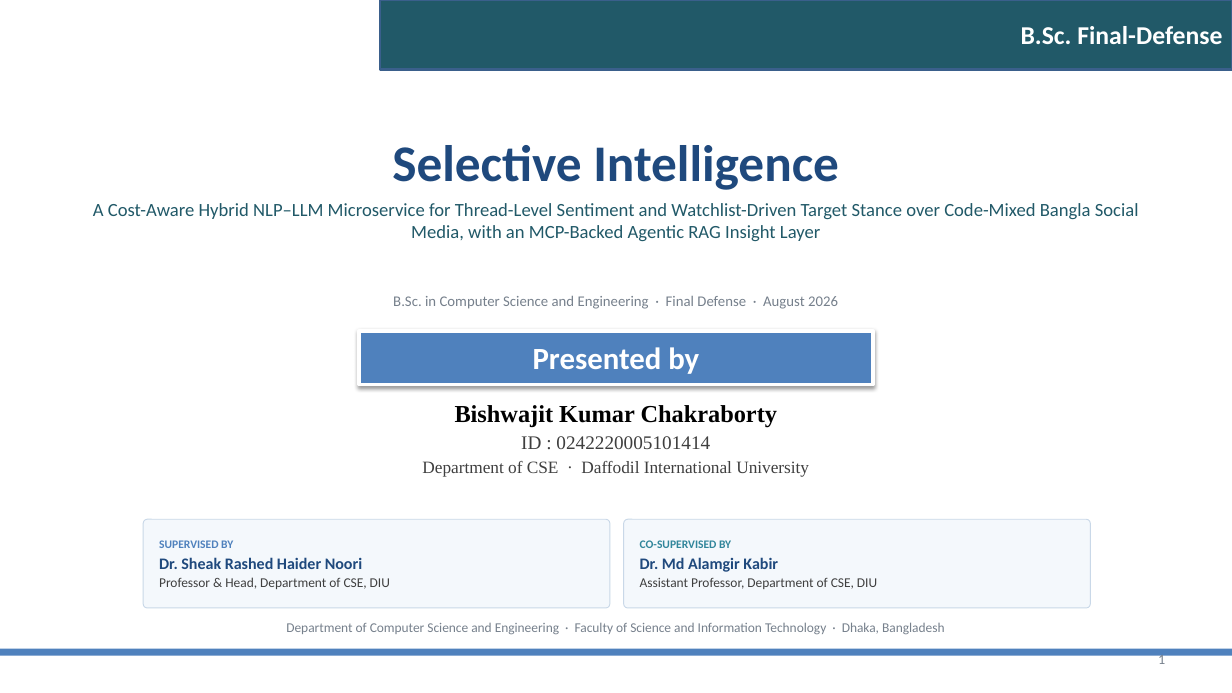
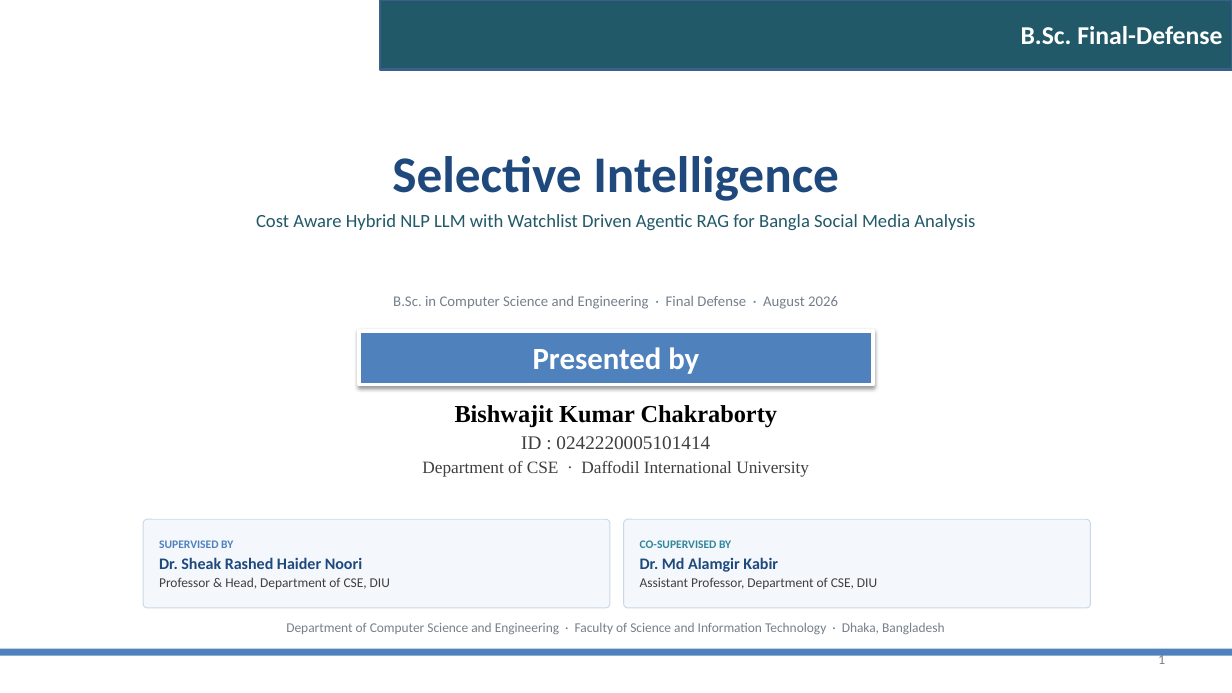
Before and after one commit to Bishwajit-2810/Defense, a slide deck: slide 1 of paper/final_defense.pptx. Drawn at 1232x693 pixels with LibreOffice and Linux fonts; fonts in the diff are those of the drawing; background and template pictures are left out. Boxes give left, top, right and bottom in pixels: in the first picture for what was removed or moved away, otherwise in the second. Text is boxed around its words. In the diff, an @@ line names an element or a change of style, - is before the commit and + after.

```diff
--- a/paper/final_defense.pptx
+++ b/paper/final_defense.pptx
@@ title at [256,214,975,230]: text changed @@
-A Cost-Aware Hybrid NLP–LLM Microservice for Thread-Level Sentiment and Watchlist-Driven Target Stance over Code-Mixed Bangla Social Media, with an MCP-Backed Agentic RAG Insight Layer
+Cost Aware Hybrid NLP LLM with Watchlist Driven Agentic RAG for Bangla Social Media Analysis
```
Also in this commit, not shown: 6 other files.
